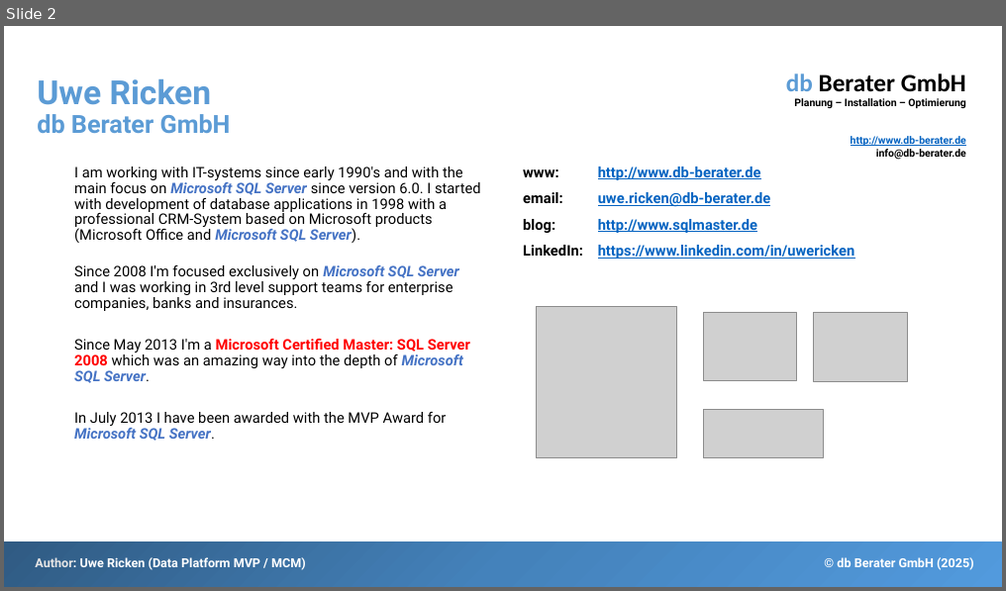
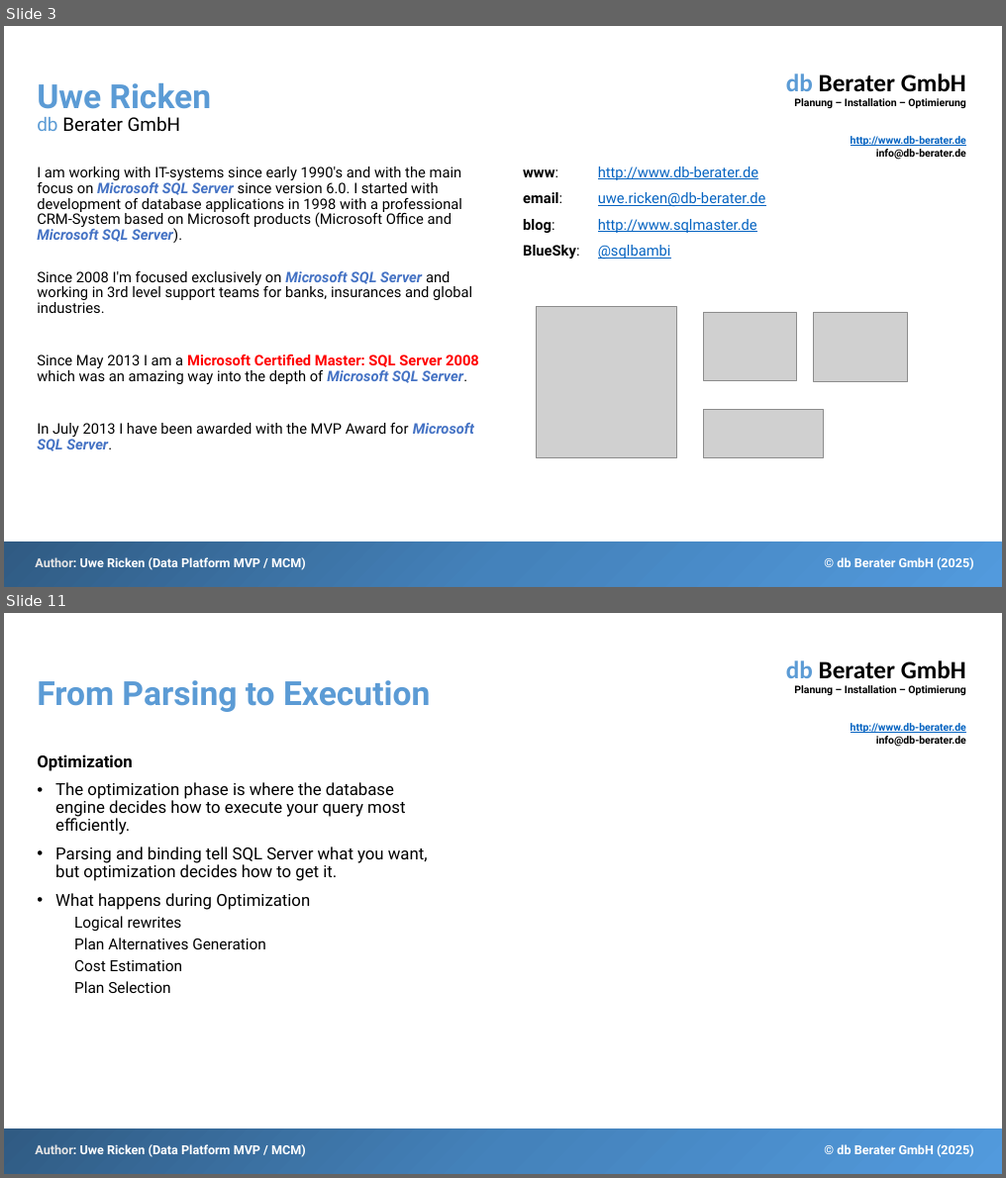
Before and after one commit to db-berater/Debunk-Myths-about-CTE, a slide deck: 01 - Documents and Preparation/Debunk Myths About CTE.pptx. Shown one above the other, each under a label of ours: slide 2 before the commit, slides 3 and 11 after it; the slides between them are not shown. The pictures are 1006x591 and 1006x1178 pixels, drawn with LibreOffice and Linux fonts; fonts in the diff are those of the drawing; grey boxes stand for pictures. Boxes give left, top, right and bottom in pixels: in the first picture for what was removed or moved away, otherwise in the second. Text is boxed around its words. In the diff, an @@ line names an element or a change of style, - is before the commit and + after.

```diff
--- a/01 - Documents and Preparation/Debunk Myths About CTE.pptx
+++ b/01 - Documents and Preparation/Debunk Myths About CTE.pptx
@@ slide 11 added at bbox=[4, 613, 1002, 1174], background #FFFFFF; not listed: 4 template elements that a slide beside it also shows @@
@@ title added at bbox=[37, 680, 430, 712], 32 pt, text #5B9BD5, bold @@
+From Parsing to Execution
@@ text added at bbox=[37, 755, 428, 993], 16 pt, text #000000 @@
+Optimization
+• The optimization phase is where the database engine decides how to execute your query most efficiently.
+• Parsing and binding tell SQL Server what you want, but optimization decides how to get it.
+• What happens during Optimization
+  Logical rewrites
+  Plan Alternatives Generation
+  Cost Estimation
+  Plan Selection
@@ what was slide 2 is now slide 3 @@
@@ slide 3 changed as well @@
@@ title "Uwe Ricken db Berater GmbH" at bbox=[37, 83, 211, 132]: size 24 to 18 pt, bold off in "db Berater GmbH"; text colour #5B9BD5 to #000000 in "Berater GmbH" @@
@@ text at bbox=[37, 167, 474, 452]: list level 2 to 1 in "I am working with IT-systems ..."; list level 2 to 1 in "In July 2013 I have ..." @@
@@ text at bbox=[523, 167, 766, 233]: bold off in "www: http://www.db-berater.de", "email: uwe.ricken@db-berater.de", "blog: http://www.sqlmaster.de" @@
@@ text at bbox=[523, 245, 671, 260]: text changed; bold off @@
-LinkedIn: https://www.linkedin.com/in/uwericken
+BlueSky: @sqlbambi
@@ text at bbox=[37, 272, 479, 384]: text changed @@
-  Since 2008 I'm focused exclusively on Microsoft SQL Server and I was working in 3rd level support teams for enterprise companies, banks and insurances.
-  Since May 2013 I'm a Microsoft Certified Master: SQL Server 2008 which was an amazing way into the depth of Microsoft SQL Server.
+Since 2008 I'm focused exclusively on Microsoft SQL Server and working in 3rd level support teams for banks, insurances and global industries.
+Since May 2013 I am a Microsoft Certified Master: SQL Server 2008 which was an amazing way into the depth of Microsoft SQL Server.
```
Also in this commit, not shown: 1 other slide changed, 22 other slides added, 16 other files.
